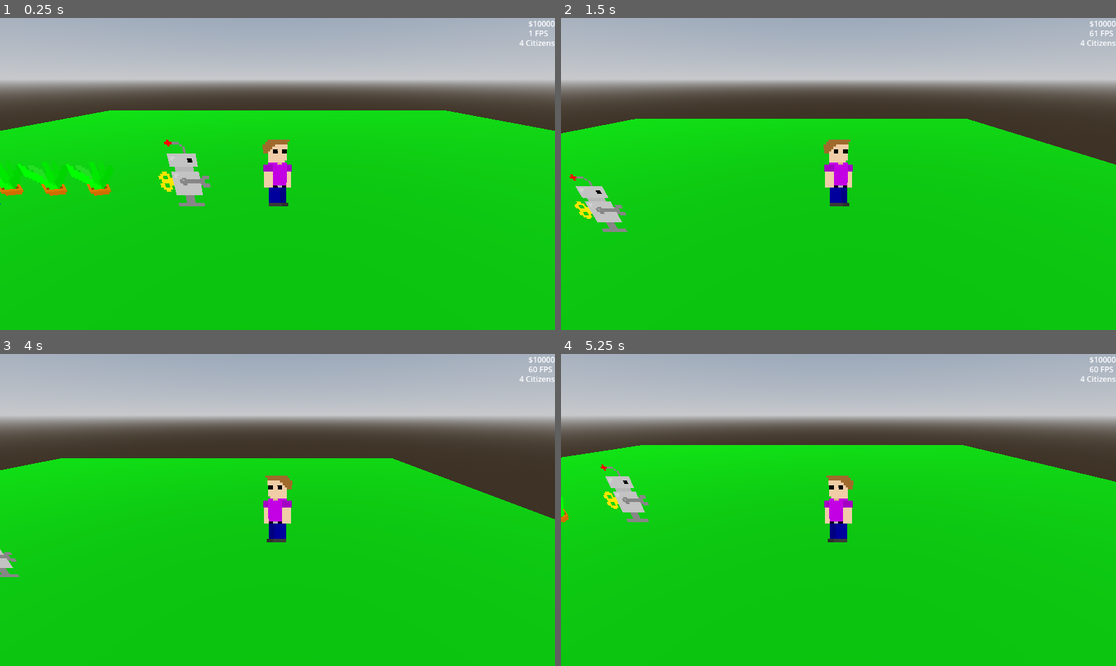
Above: before the commit, frames 1-4 (two rows, left to right).
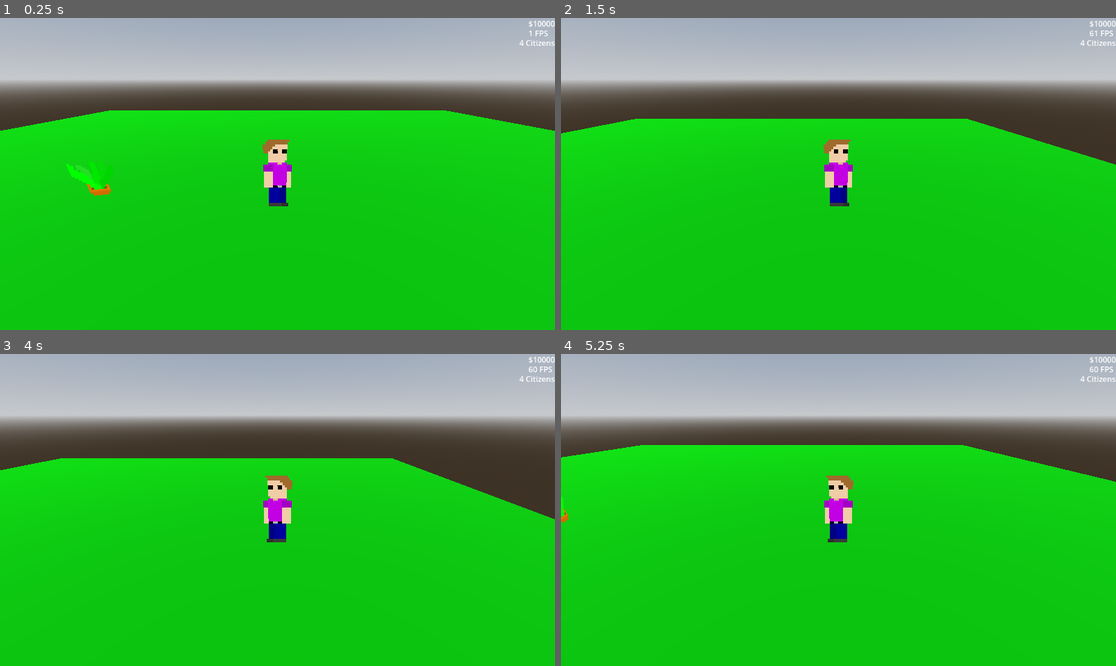
Above: after the commit, the same moments.

Repository: Jcodefox/ProjectCommonGround
Game: Godot game, scene res://scenes/world_3d.tscn
The game is run twice, just before and just after one commit, with the same random seed, the same clock (stepped at 60 frames per second) and the same inputs.
Inputs (mouse positions are in pixels of both pictures, inside the frame that each line leads up to):
- Up to frame 1 (0.25 s): no input
- Up to frame 2 (1.5 s): move the mouse to (960, 158) at 0.52 s; hold D (right) 0.53-1.25 s; tap F (build_mode, bound only after the commit) at 0.6 s; click (960, 158) at 0.67 s; tap Space (jump) at 0.77 s; drag from (727, 189) to (810, 236) at 1.27 s
- Up to frame 3 (4 s): tap Enter at 2 s; move the mouse to (333, 441) at 2.02 s; hold D (right) 2.03-2.75 s; tap Q (drop) at 2.1 s; tap F (build_mode, bound only after the commit) at 2.3, 3.8 s; drag from (249, 572) to (111, 463) at 2.77 s; tap Space (jump) at 3.5, 3.77 s; move the mouse to (444, 556) at 3.52 s; hold A (left) from 3.53 s (still down); tap Mouse wheel down (scroll_down) at 3.6 s
- Up to frame 4 (5.25 s): release A (left) at 4.25 s; drag from (672, 463) to (755, 432) at 4.27 s; tap Enter at 5 s; move the mouse to (866, 510) at 5.02 s; hold S (down) from 5.03 s (still down); tap F (build_mode, bound only after the commit) at 5.1 s; click (866, 510) at 5.17 s

The runs differ from the first frame. In frame 1, 1.3% of the frame differs, in the area x 0-38%, y 38-61%; in frame 2, 0.7%; in frame 3, 0.2%; in frame 4, 0.7%.

Commit message:
Added togglable variable for build mode.

Diff:
--- a/prefabs/citizen.tscn
+++ b/prefabs/citizen.tscn
@@ -1,6 +1,7 @@
-[gd_scene load_steps=5 format=3 uid="uid://r0fv0hwrfavt"]
+[gd_scene load_steps=6 format=3 uid="uid://r0fv0hwrfavt"]
 
 [ext_resource type="Texture2D" uid="uid://b5pf1viibjqmx" path="res://sprites/citizens.png" id="1_hja11"]
+[ext_resource type="Script" path="res://scripts/inventory.gd" id="2_e1eni"]
 
 [sub_resource type="CapsuleShape3D" id="CapsuleShape3D_m0r6p"]
 radius = 0.3
@@ -36,3 +37,6 @@
 texture_albedo = SubResource("GradientTexture2D_5585g")
 upper_fade = 0.01
 cull_mask = 2
+
+[node name="Inventory" type="Node" parent="."]
+script = ExtResource("2_e1eni")
--- a/prefabs/building.tscn
+++ b/prefabs/room_box.tscn
@@ -27,11 +27,11 @@
 [sub_resource type="BoxShape3D" id="BoxShape3D_q3bje"]
 size = Vector3(5, 0.01, 5)
 
-[node name="Building" type="CSGCombiner3D" groups=["building"]]
+[node name="RoomBox" type="CSGCombiner3D" groups=["building"]]
 material_override = SubResource("StandardMaterial3D_alqwv")
 collision_layer = 11
 collision_mask = 11
-script = ExtResource("1_f3h87")
+script = ExtResource("1_l4u2g")
 
 [node name="CSGBox3D" type="CSGBox3D" parent="."]
 
--- a/project.godot
+++ b/project.godot
@@ -22,6 +22,8 @@
 [editor]
 
 movie_writer/movie_file="/home/fox/Videos/PCG_Recordings/recording.avi"
+movie_writer/disable_vsync=true
+movie_writer/fps=30
 
 [input]
 
@@ -90,6 +92,11 @@
 "events": [Object(InputEventKey,"resource_local_to_scene":false,"resource_name":"","device":-1,"window_id":0,"alt_pressed":false,"shift_pressed":false,"ctrl_pressed":false,"meta_pressed":false,"pressed":false,"keycode":0,"physical_keycode":81,"key_label":0,"unicode":113,"echo":false,"script":null)
 ]
 }
+build_mode={
+"deadzone": 0.5,
+"events": [Object(InputEventKey,"resource_local_to_scene":false,"resource_name":"","device":-1,"window_id":0,"alt_pressed":false,"shift_pressed":false,"ctrl_pressed":false,"meta_pressed":false,"pressed":false,"keycode":0,"physical_keycode":70,"key_label":0,"unicode":102,"echo":false,"script":null)
+]
+}
 
 [input_devices]
 
--- a/scenes/world_3d.tscn
+++ b/scenes/world_3d.tscn
@@ -1,12 +1,8 @@
-[gd_scene load_steps=17 format=3 uid="uid://dfnfokxxf00en"]
+[gd_scene load_steps=10 format=3 uid="uid://dfnfokxxf00en"]
 
 [ext_resource type="PackedScene" uid="uid://dudyb8hofm2c2" path="res://prefabs/player.tscn" id="1_egv2e"]
 [ext_resource type="Script" path="res://scripts/inventory_ui.gd" id="1_tfvwa"]
-[ext_resource type="Script" path="res://scripts/inventory.gd" id="2_7o0hy"]
-[ext_resource type="PackedScene" uid="uid://r0fv0hwrfavt" path="res://prefabs/citizen.tscn" id="2_vitnh"]
-[ext_resource type="Script" path="res://scripts/floating.gd" id="3_ce36q"]
 [ext_resource type="PackedScene" uid="uid://dtjjpohnjxhcc" path="res://prefabs/world_item.tscn" id="3_o6r5j"]
-[ext_resource type="Texture2D" uid="uid://c3atiljwdgtjf" path="res://sprites/bed.png" id="6_thw7v"]
 
 [sub_resource type="StyleBoxFlat" id="StyleBoxFlat_hx2uv"]
 bg_color = Color(0, 0, 0, 0.392157)
@@ -35,20 +31,6 @@
 [sub_resource type="StandardMaterial3D" id="StandardMaterial3D_lxt0f"]
 albedo_color = Color(0, 0.384314, 0, 1)
 metallic_specular = 0.25
-
-[sub_resource type="CapsuleShape3D" id="CapsuleShape3D_ippaq"]
-radius = 0.2
-height = 0.8
-
-[sub_resource type="Gradient" id="Gradient_af7ti"]
-interpolation_mode = 1
-colors = PackedColorArray(0, 0, 0, 1, 0, 0, 0, 0)
-
-[sub_resource type="GradientTexture2D" id="GradientTexture2D_5585g"]
-gradient = SubResource("Gradient_af7ti")
-fill = 1
-fill_from = Vector2(0.5, 0.5)
-fill_to = Vector2(0.730769, 0.217949)
 
 [node name="Node3D" type="Node3D"]
 
@@ -200,44 +182,4 @@
 
 [node name="Player" parent="." instance=ExtResource("1_egv2e")]
 
-[node name="Citizen" parent="." instance=ExtResource("2_vitnh")]
-
-[node name="Inventory" type="Node" parent="Citizen"]
-script = ExtResource("2_7o0hy")
-
 [node name="Plant" parent="." instance=ExtResource("3_o6r5j")]
-
-[node name="Plant2" parent="." instance=ExtResource("3_o6r5j")]
-transform = Transform3D(1, 0, 0, 0, 1, 0, 0, 0, 1, -5, 0.4, 0)
-
-[node name="Plant3" parent="." instance=ExtResource("3_o6r5j")]
-transform = Transform3D(1, 0, 0, 0, 1, 0, 0, 0, 1, -6, 0.4, 0)
-
-[node name="Plant4" parent="." instance=ExtResource("3_o6r5j")]
-transform = Transform3D(1, 0, 0, 0, 1, 0, 0, 0, 1, -7, 0.4, 0)
-
-[node name="Plant5" type="Area3D" parent="." groups=["item"]]
-transform = Transform3D(1, 0, 0, 0, 1, 0, 0, 0, 1, -7, 0.4, 0)
-monitoring = false
-script = ExtResource("3_ce36q")
-metadata/item_type = "Plant"
-
-[node name="CollisionShape3D" type="CollisionShape3D" parent="Plant5"]
-transform = Transform3D(1, 0, 0, 0, 1, 0, 0, 0, 1, 0, 0.4, 0)
-shape = SubResource("CapsuleShape3D_ippaq")
-
-[node name="Sprite3D" type="Sprite3D" parent="Plant5"]
-transform = Transform3D(1, 0, 0, 0, 1, 0, 0, 0, 1, 0, 0.4, 0)
-pixel_size = 0.05
-texture_filter = 0
-texture = ExtResource("6_thw7v")
-
-[node name="Shadow" type="Decal" parent="Plant5"]
-transform = Transform3D(1, 0, 0, 0, 1, 0, 0, 0, 1, 0, -1.38835, 0)
-size = Vector3(1, 2, 1)
-texture_albedo = SubResource("GradientTexture2D_5585g")
-upper_fade = 0.01
-cull_mask = 2
-
-[node name="NoGrabCooldown" type="Timer" parent="Plant5"]
-one_shot = true
--- a/scripts/player_3d.gd
+++ b/scripts/player_3d.gd
@@ -2,6 +2,10 @@
 
 const SPEED = 5.0
 const JUMP_VELOCITY = 4.5
+
+@export var building_types: Array[PackedScene] = []
+var held_item: int = 0
+var build_mode: bool = false
 
 @export var world_item_prefab: PackedScene
 
@@ -40,6 +44,9 @@
 		velocity.z = move_toward(velocity.z, 0, SPEED)
 
 	move_and_slide()
+
+	if Input.is_action_just_pressed("build_mode"):
+		build_mode = not build_mode
 
 	if Input.is_action_just_pressed("drop"):
 		if held_items.size() > 0:
Not shown: 1 places in prefabs/room_box.tscn that only renumber resources
